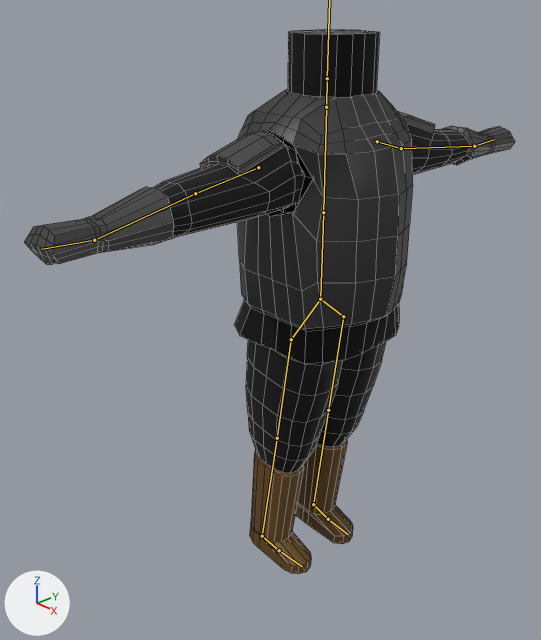
Renders of the Blender file Content/Characters/Knight/Imports/SuperQuickKnightRig.blend from each side of a commit.
The view is the same before and after, from a 50 mm camera at (6.23, -6.78, 5.06) aimed at (-0.27, -0.7, 1.09). Every picture has the same lights, and +X, +Y and +Z are marked at lower left. The bones that bend it are drawn over the model as lines. Mesh edges are drawn as thin lines.

The first picture shows 'Arm', 'Chest', 'Leg'.
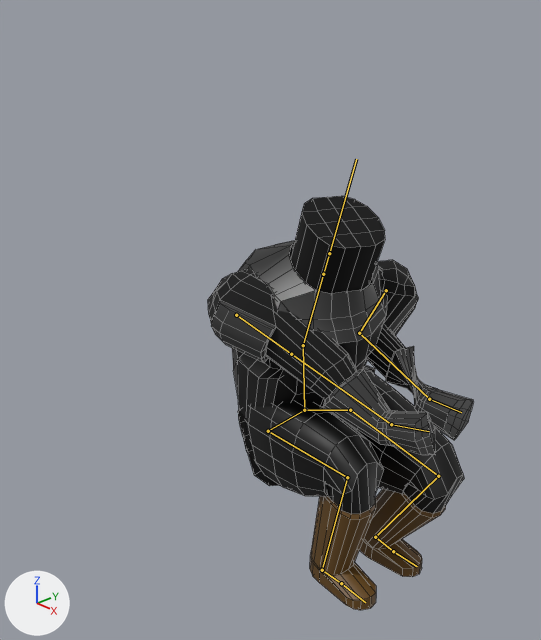
The newer file adds an action. The first version stands in its rest pose; the second is drawn at frame 21 of the action 'Get up'.

Patch to the scene script:
```diff
--- a/Content/Characters/Knight/Imports/SuperQuickKnightRig.blend.py
+++ b/Content/Characters/Knight/Imports/SuperQuickKnightRig.blend.py
@@ bone_root @@
 bone_root = bpy.data.objects['Armature'].pose.bones['Root']
-bone_root.location = (0.0, 0.0, 0.0)
-bone_root.rotation_quaternion = (1.0, 0.0, 0.0, 0.0)  # degrees (0, 0, 0)
+bone_root.location = (-1.1, -3.6, 0.0)
+bone_root.rotation_quaternion = (0.693, 0.0, 0.0, 0.721)  # degrees (0, 0, 92)
@@ bone_spine @@
 bone_spine = bpy.data.objects['Armature'].pose.bones['spine']  # child of 'Root'
-bone_spine.location = (0.0, 0.0, 0.0)
-bone_spine.rotation_quaternion = (1.0, 0.0, 0.0, 0.0)  # degrees (0, 0, 0)
+bone_spine.location = (1.98, -0.08, 0.0)
+bone_spine.rotation_quaternion = (0.646, 0.127, -0.009, -0.753)  # degrees (10, 10, -98)
@@ bone_spineupper @@
 bone_spineupper = bpy.data.objects['Armature'].pose.bones['SpineUpper']  # child of 'spine'
-bone_spineupper.rotation_quaternion = (1.0, 0.0, 0.0, 0.0)  # degrees (0, 0, 0)
+bone_spineupper.rotation_quaternion = (0.954, -0.045, -0.272, -0.117)  # degrees (-1, -32, -14)
@@ bone_foot_l @@
 bone_foot_l = bpy.data.objects['Armature'].pose.bones['Foot.L']  # child of 'Shin.L'
-bone_foot_l.location = (0.0, 0.0, 0.0)
-bone_foot_l.rotation_quaternion = (1.0, 0.0, 0.0, 0.0)  # degrees (0, 0, 0)
+bone_foot_l.location = (0.08, 0.31, 0.0)
+bone_foot_l.rotation_quaternion = (0.965, 0.004, -0.003, -0.261)  # degrees (1, 0, -30)
@@ bone_heelik_l @@
 bone_heelik_l = bpy.data.objects['Armature'].pose.bones['HeelIK.L']  # child of 'Root'
-bone_heelik_l.location = (0.0, 0.0, 0.0)
+bone_heelik_l.location = (-2.95, 0.2, 0.01)
@@ bone_handik_l @@
 bone_handik_l = bpy.data.objects['Armature'].pose.bones['HandIK.l']  # child of 'Root'
-bone_handik_l.location = (0.0, 0.0, 0.0)
-bone_handik_l.rotation_quaternion = (1.0, 0.0, 0.0, 0.0)  # degrees (0, 0, 0)
+bone_handik_l.location = (-4.13, -3.0, 2.58)
+bone_handik_l.rotation_quaternion = (0.206, -0.649, 0.207, -0.702)  # degrees (-83, -56, -97)
@@ bone_hip_r @@
 bone_hip_r = bpy.data.objects['Armature'].pose.bones['Hip.R']  # child of 'Root'
-bone_hip_r.location = (0.0, 0.0, 0.0)
-bone_hip_r.rotation_quaternion = (1.0, 0.0, 0.0, 0.0)  # degrees (0, 0, 0)
+bone_hip_r.location = (-0.73, 0.26, 0.26)
+bone_hip_r.rotation_quaternion = (0.97, 0.045, 0.211, 0.064)  # degrees (7, 24, 9)
@@ bone_foot_r @@
 bone_foot_r = bpy.data.objects['Armature'].pose.bones['Foot.R']  # child of 'Shin.R'
-bone_foot_r.location = (0.0, 0.0, 0.0)
-bone_foot_r.rotation_quaternion = (1.0, 0.0, 0.0, 0.0)  # degrees (0, 0, 0)
+bone_foot_r.location = (-0.01, -0.03, 0.0)
+bone_foot_r.rotation_quaternion = (0.986, 0.035, -0.011, -0.164)  # degrees (4, -1, -19)
@@ bone_toes_r @@
 bone_toes_r = bpy.data.objects['Armature'].pose.bones['Toes.R']  # child of 'Foot.R'
-bone_toes_r.rotation_quaternion = (1.0, 0.0, 0.0, 0.0)  # degrees (0, 0, 0)
+bone_toes_r.rotation_quaternion = (0.997, -0.052, -0.003, 0.049)  # degrees (-6, 0, 6)
@@ bone_kneeik_r @@
 bone_kneeik_r = bpy.data.objects['Armature'].pose.bones['KneeIK.R']  # child of 'Root'
-bone_kneeik_r.location = (0.0, 0.0, 0.0)
+bone_kneeik_r.location = (-2.73, 0.06, -2.5)
@@ bone_heelik_r @@
 bone_heelik_r = bpy.data.objects['Armature'].pose.bones['HeelIK.R']  # child of 'Root'
-bone_heelik_r.location = (0.0, 0.0, 0.0)
+bone_heelik_r.location = (-2.93, 0.02, 0.09)
@@ bone_elbowik_r @@
 bone_elbowik_r = bpy.data.objects['Armature'].pose.bones['ElbowIK.R']  # child of 'Root'
-bone_elbowik_r.location = (0.0, 0.0, 0.0)
+bone_elbowik_r.location = (-1.34, -2.39, 0.93)
@@ bone_handik_r @@
 bone_handik_r = bpy.data.objects['Armature'].pose.bones['HandIK.r']  # child of 'Root'
-bone_handik_r.location = (0.0, 0.0, 0.0)
-bone_handik_r.rotation_quaternion = (1.0, 0.0, 0.0, 0.0)  # degrees (0, 0, 0)
+bone_handik_r.location = (4.23, -2.65, 2.17)
+bone_handik_r.rotation_quaternion = (0.653, -0.084, -0.689, -0.113)  # degrees (-47, -94, 31)
```

Location of each change, [x1, y1, x2, y2] in pixels of the pictures (541 x 640 px):
'Chest', posed (13% narrower, 13% shorter): before [235, 29, 413, 364]; after [232, 196, 387, 486]
'Arm', posed (46% narrower, 27% taller): before [24, 111, 515, 264]; after [208, 260, 474, 455]
'Leg', posed: before [246, 339, 386, 574]; after [245, 368, 464, 610]
bone 'spine', root to tip: before (320, 299) to (323, 212); after (304, 410) to (303, 345)
bone 'SpineUpper', root to tip: before (323, 212) to (326, 107); after (303, 345) to (323, 274)
bone 'Foot.L', root to tip: before (313, 504) to (328, 519); after (375, 537) to (393, 551)
bone 'Hip.R', root to tip: before (320, 299) to (291, 339); after (304, 410) to (268, 431)
bone 'Foot.R', root to tip: before (262, 536) to (279, 550); after (322, 570) to (341, 583)
bone 'Toes.R', root to tip: before (279, 550) to (302, 566); after (341, 583) to (365, 602)
